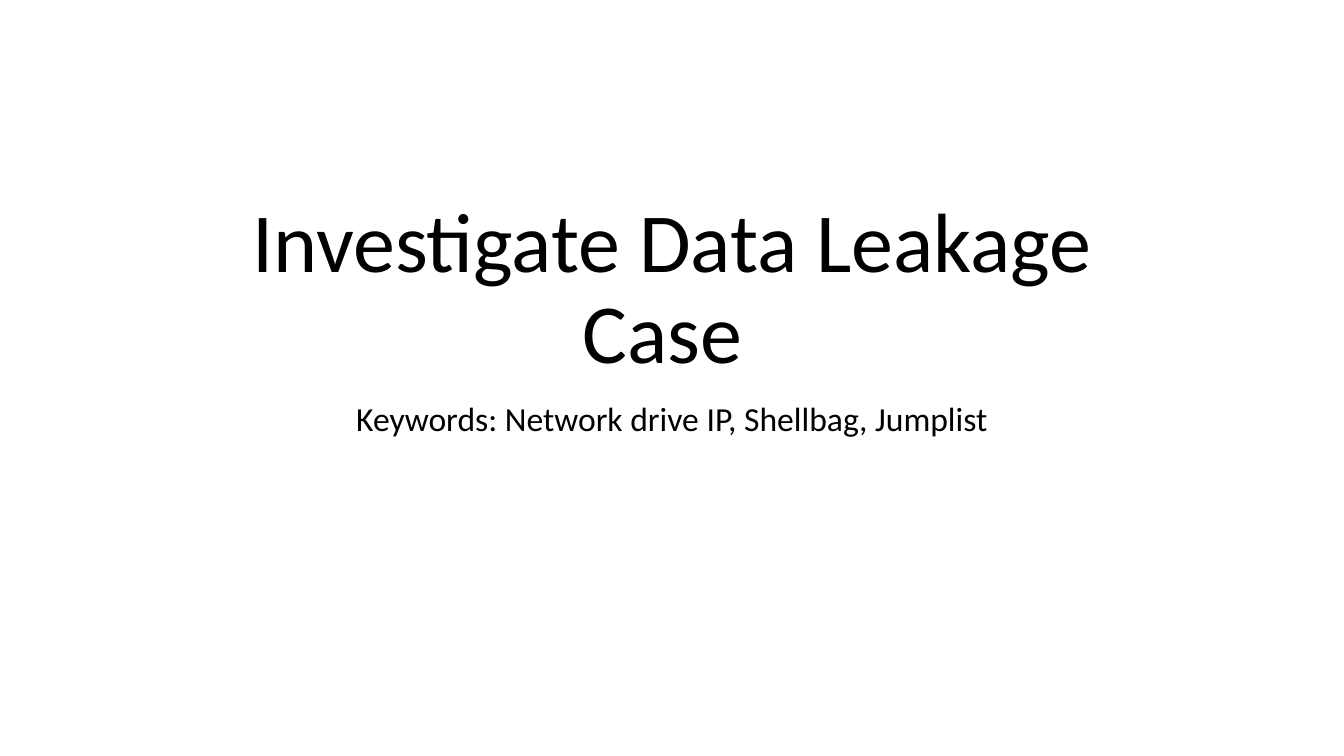
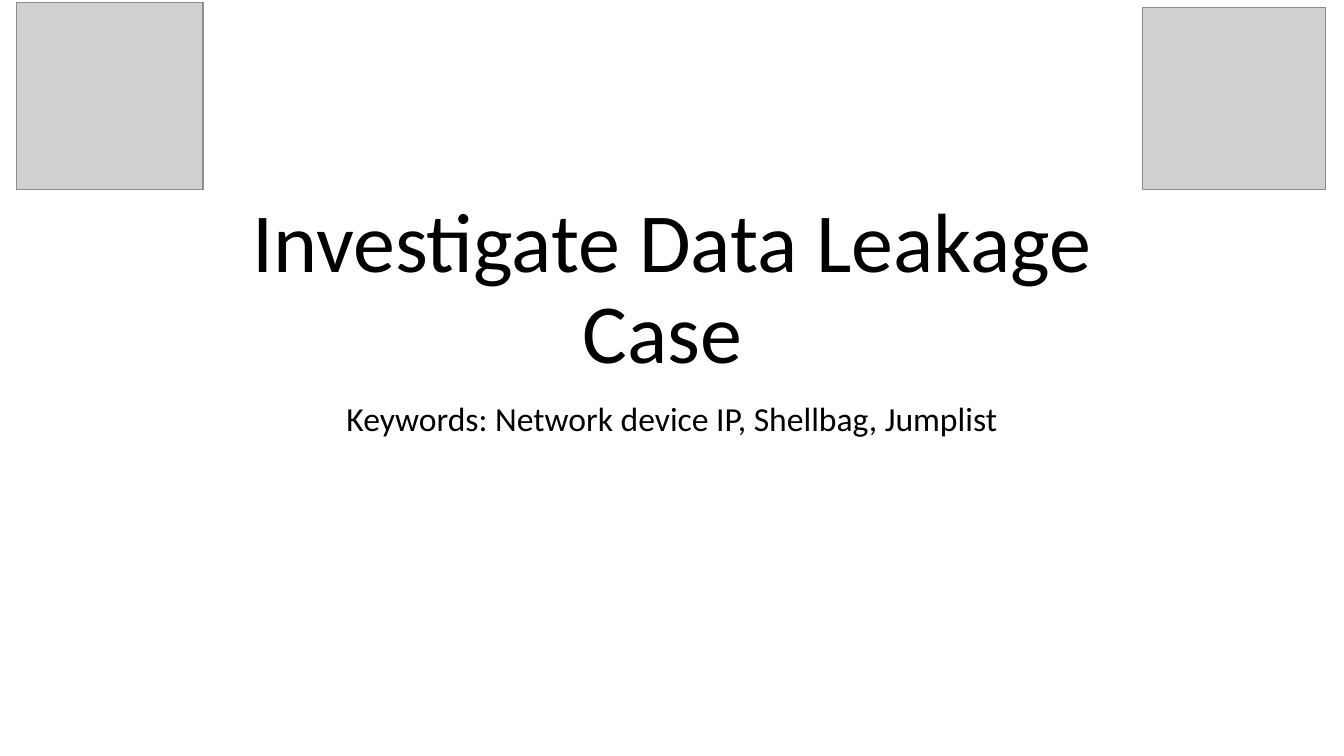
Before and after one commit to frankwxu/digital-forensics-lab, a slide deck: slide 1 of NIST_Data_Leakage_Case/NIST_Data_Leakage_06_Network_Shellbag_Jumplist.pptx. Drawn at 1344x756 pixels with LibreOffice and Linux fonts; fonts in the diff are those of the drawing; grey boxes stand for pictures; background and template pictures are left out. Boxes give left, top, right and bottom in pixels: in the first picture for what was removed or moved away, otherwise in the second. Text is boxed around its words. In the diff, an @@ line names an element or a change of style, - is before the commit and + after.

```diff
--- a/NIST_Data_Leakage_Case/NIST_Data_Leakage_06_Network_Shellbag_Jumplist.pptx
+++ b/NIST_Data_Leakage_Case/NIST_Data_Leakage_06_Network_Shellbag_Jumplist.pptx
@@ picture added at [16,3,203,190] @@
@@ picture added at [1143,7,1326,190] @@
@@ subtitle at [346,407,997,437]: text changed @@
-Keywords: Network drive IP, Shellbag, Jumplist
+Keywords: Network device IP, Shellbag, Jumplist
```
Also in this commit, not shown: 11 other slides changed, 4 slides added, 1 slide removed, 4 other files.
